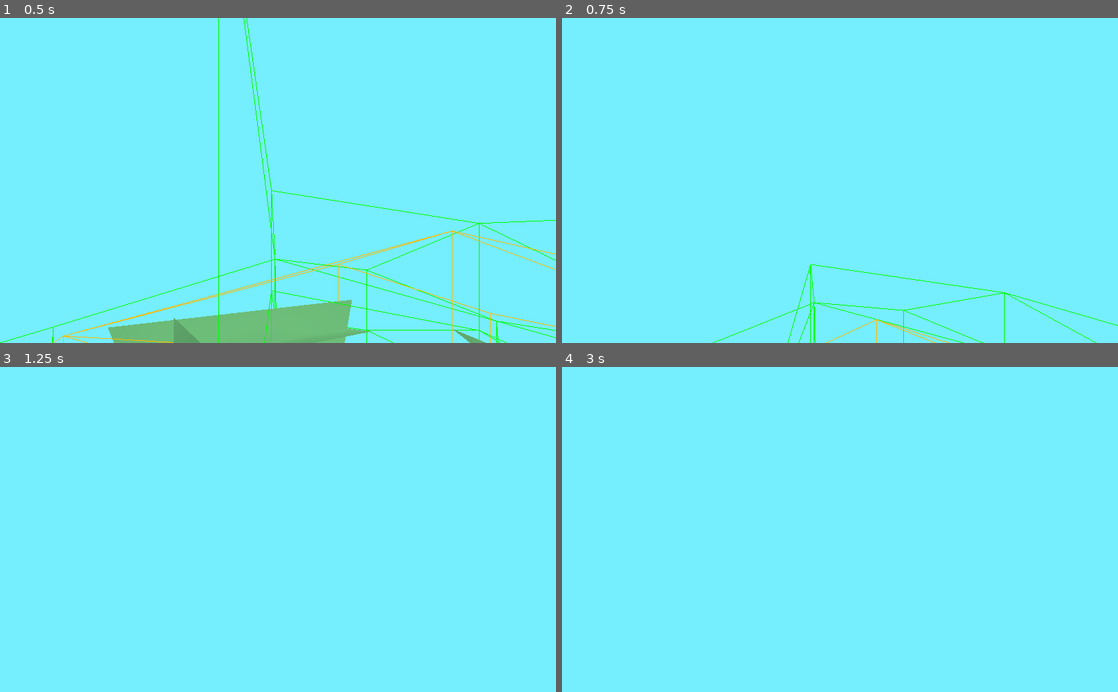
Above: before the commit, frames 1-4 (two rows, left to right).
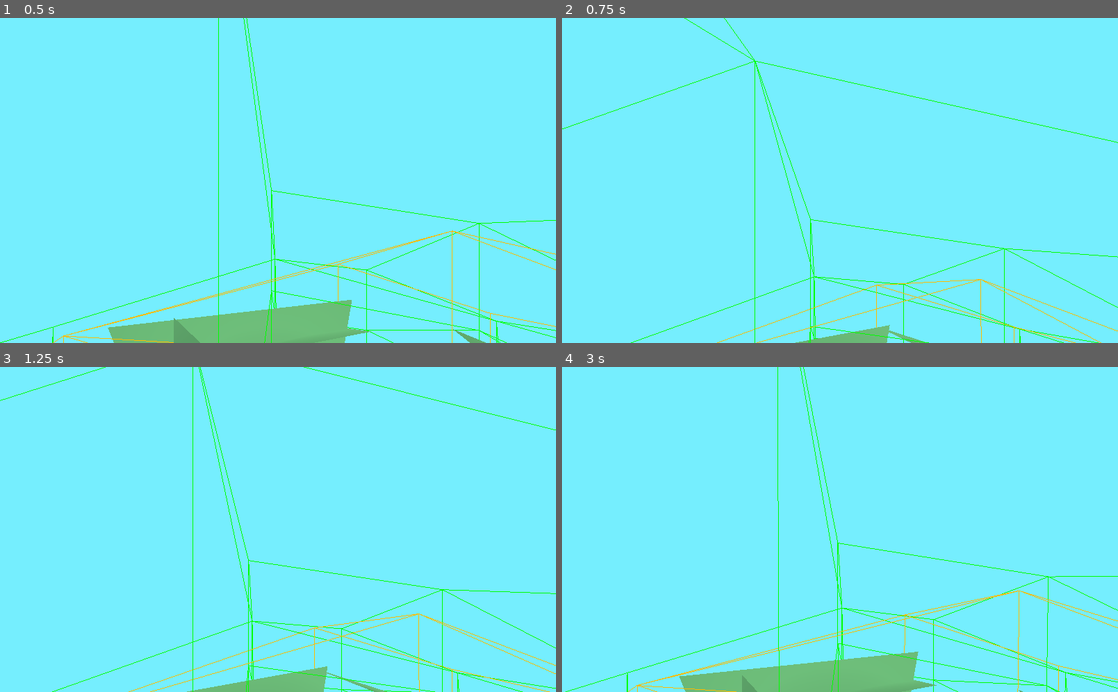
Above: after the commit, the same moments.

Repository: ctkerns/Marching-Cube-Sphere
Game: Godot game, scene res://Scenes/Universe.tscn
Same seed, same stepped clock (60 frames per second), same inputs: the game is played once before the commit and once after it.
Inputs (mouse positions are in pixels of both pictures, inside the frame that each line leads up to):
- Up to frame 1 (0.5 s): no input
- Up to frame 2 (0.75 s): move the mouse to (867, 180) at 0.52 s; hold Space (move_up) from 0.53 s (still down); hold Shift (sprint, bound only after the commit) from 0.53 s (still down)
- Up to frame 3 (1.25 s): keep holding Space (move_up); keep holding Shift (sprint, bound only after the commit)
- Up to frame 4 (3 s): keep holding Space (move_up); move the mouse to (812, 529) at 1.27 s; release Shift (sprint, bound only after the commit) at 1.28 s; tap Shift (sprint, bound only after the commit) at 1.35, 2.85 s; move the mouse to (851, 523) at 2.02 s; hold Shift (sprint, bound only after the commit) 2.03-2.78 s; move the mouse to (834, 536) at 2.77 s

Frame 1 is identical in both runs. In frame 2, 2.5% of the frame differs, in the area x 0-100%, y 0-100%; in frame 3, 2.7%; in frame 4, 5.3%.

Commit message:
Added sprinting.

Diff:
--- a/Scripts/Player.gd
+++ b/Scripts/Player.gd
@@ -2,12 +2,13 @@
 
 # Usain Bolt's max speed and acceleration while running.
 # Divided by two so I won't go into orbit.
-var _speed = 12.42771/2
-var _accelerataion = 9.5/2
+var _walk_speed = 12.42771/2
+var _walk_acceleration = 9.5/2
 var _mouse_sensitivity = 0.1
 var _velocity = Vector3()
 var _grounded = false
 var _friction = 1.0
+var _jump = 5.0
 
 onready var pitch = $PitchRotator
 onready var camera = $PitchRotator/Camera
@@ -47,12 +48,22 @@
 			direction += forward.x
 		if Input.is_action_pressed("move_up"):
 			up = self.get_translation().normalized()
-			_velocity += up*10.0
+			_velocity += up*_jump
 
-		# Walk.
-		direction = direction.normalized()*_speed
-		_velocity = _velocity.linear_interpolate(direction, _accelerataion*delta)
+		# Walk or run.
+		var speed
+		var acceleration
+		if Input.is_action_pressed("sprint"):
+			speed = _walk_speed*2
+			acceleration = _walk_acceleration*2
+		else:
+			speed = _walk_speed
+			acceleration = _walk_acceleration
 
+		direction = direction.normalized()*speed
+		_velocity = _velocity.linear_interpolate(direction, acceleration*delta)
+
+		# Friction.
 		if direction == Vector3():
 			var horizontal = _velocity - _velocity.project(-up)
 			_velocity = _velocity.linear_interpolate(-horizontal, _friction*delta)
--- a/project.godot
+++ b/project.godot
@@ -61,6 +61,11 @@
 "events": [ Object(InputEventKey,"resource_local_to_scene":false,"resource_name":"","device":0,"alt":false,"shift":false,"control":false,"meta":false,"command":false,"pressed":false,"scancode":67,"unicode":0,"echo":false,"script":null)
  ]
 }
+sprint={
+"deadzone": 0.5,
+"events": [ Object(InputEventKey,"resource_local_to_scene":false,"resource_name":"","device":0,"alt":false,"shift":false,"control":false,"meta":false,"command":false,"pressed":false,"scancode":16777237,"unicode":0,"echo":false,"script":null)
+ ]
+}
 free_mouse={
 "deadzone": 0.5,
 "events": [ Object(InputEventKey,"resource_local_to_scene":false,"resource_name":"","device":0,"alt":false,"shift":false,"control":false,"meta":false,"command":false,"pressed":false,"scancode":16777217,"unicode":0,"echo":false,"script":null)
